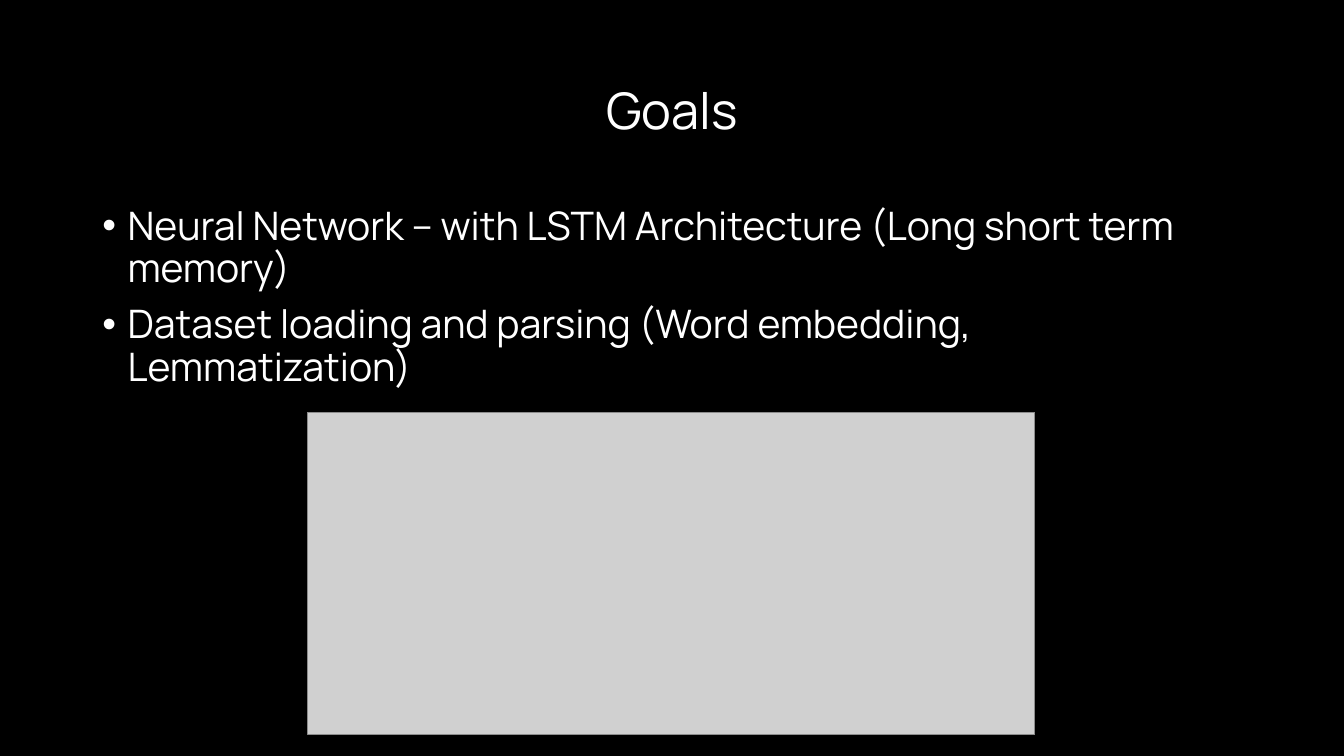
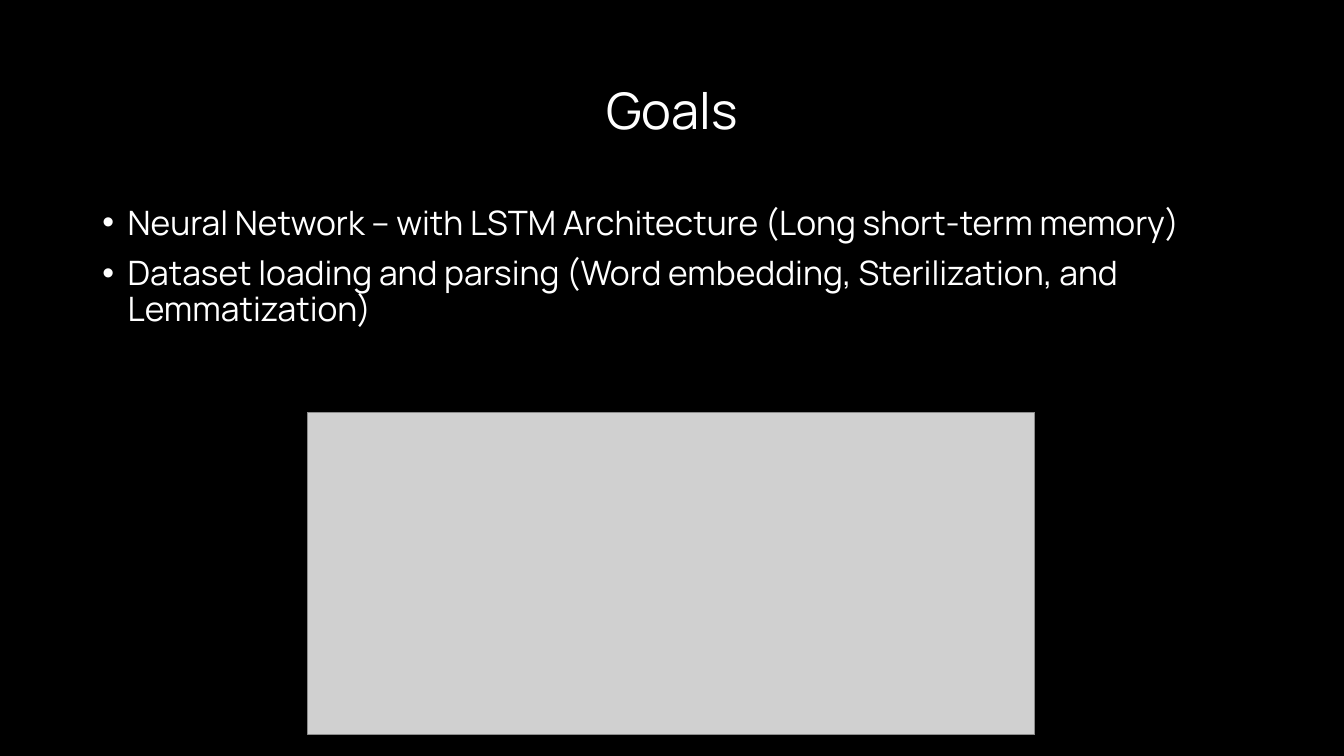
Before and after one commit to UrMango/psychobot, a slide deck: slide 3 of Presentations/PsychoBot - 1st Sprint.pptx. Drawn at 1344x756 pixels with LibreOffice and Linux fonts; fonts in the diff are those of the drawing; grey boxes stand for pictures. Boxes give left, top, right and bottom in pixels: in the first picture for what was removed or moved away, otherwise in the second. Text is boxed around its words. In the diff, an @@ line names an element or a change of style, - is before the commit and + after.

```diff
--- a/Presentations/PsychoBot - 1st Sprint.pptx
+++ b/Presentations/PsychoBot - 1st Sprint.pptx
@@ text at <box>128,207,1180,327</box>: text changed; size 28 to 24 pt @@
-• Neural Network – with LSTM Architecture (Long short term memory)
-• Dataset loading and parsing (Word embedding, Lemmatization)
+• Neural Network – with LSTM Architecture (Long short-term memory)
+• Dataset loading and parsing (Word embedding, Sterilization, and Lemmatization)
```
Also in this commit, not shown: 1 other slide changed, 1 slide added, 1 slide removed.
